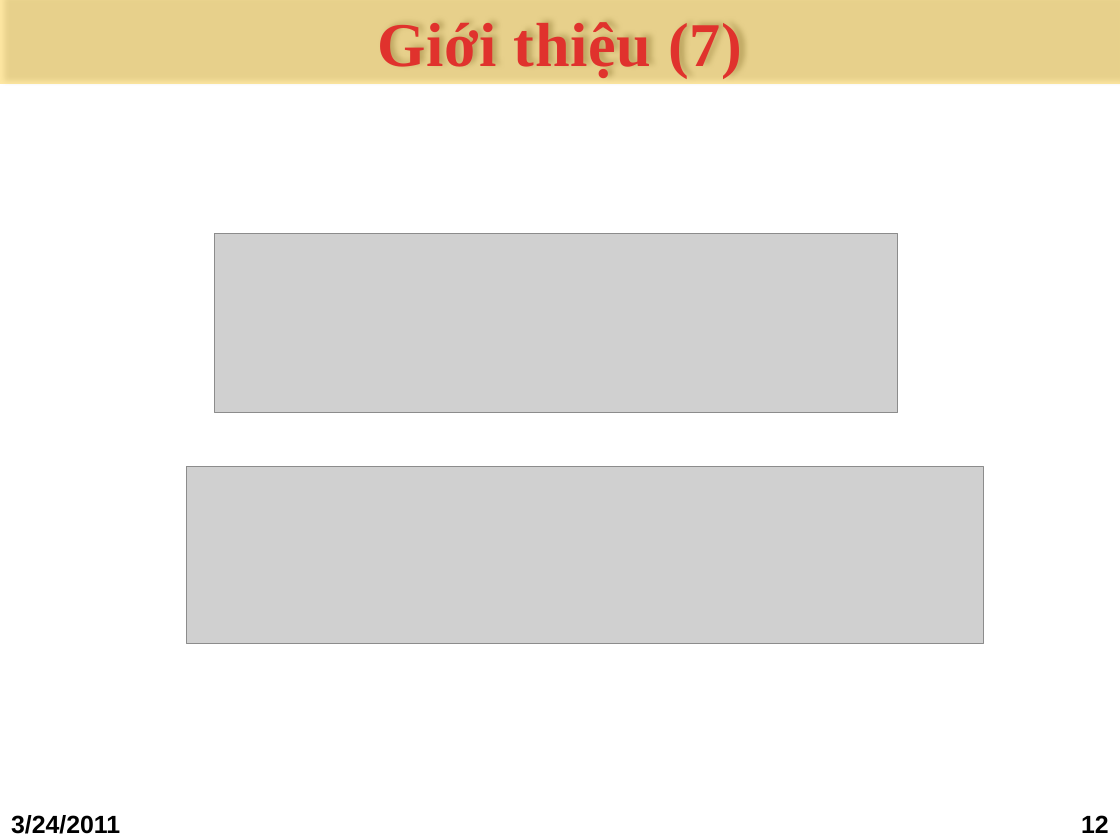
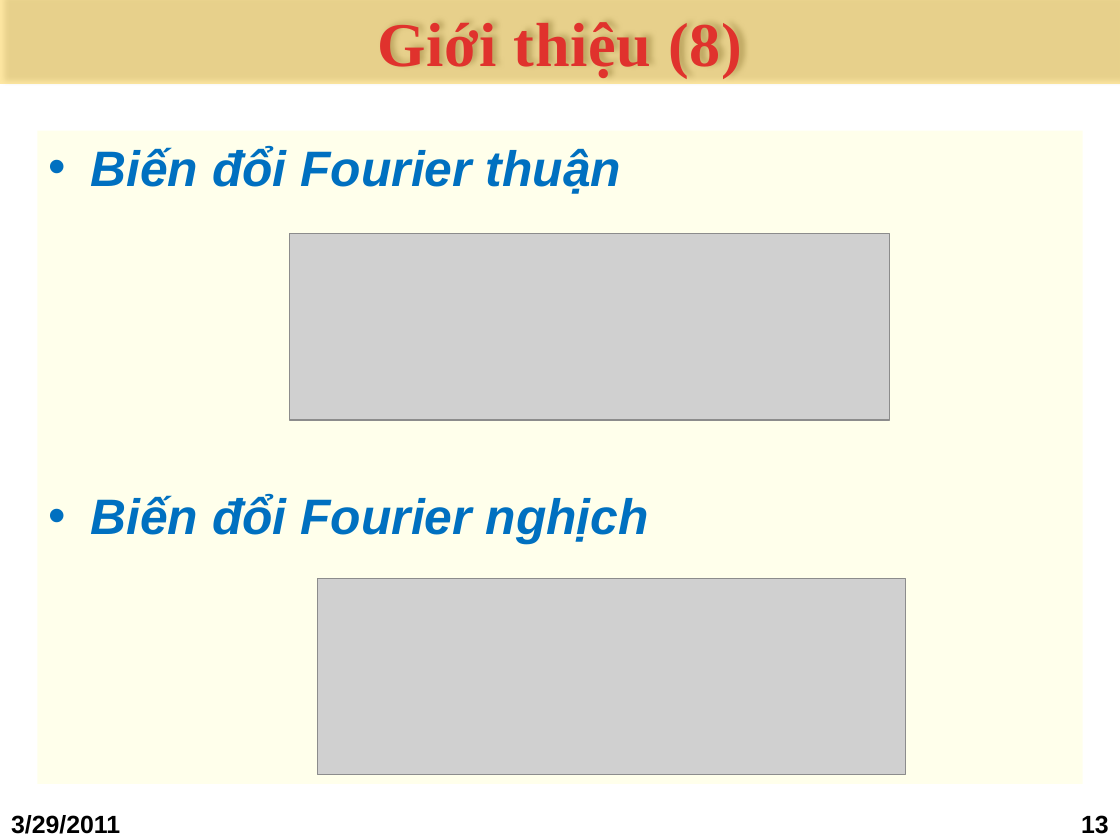
Before and after one commit to bomong/steganography-khtn-2011, a slide deck: slide 13 of Seminar DFT/1.Bao cao/_ADL_DFT(draft).pptx (slide 12 before the commit). Drawn at 1120x840 pixels with LibreOffice and Linux fonts; fonts in the diff are those of the drawing; grey boxes stand for pictures; background and template pictures are left out. Boxes give left, top, right and bottom in pixels: in the first picture for what was removed or moved away, otherwise in the second. Text is boxed around its words. In the diff, an @@ line names an element or a change of style, - is before the commit and + after.

```diff
--- a/Seminar DFT/1.Bao cao/_ADL_DFT(draft).pptx
+++ b/Seminar DFT/1.Bao cao/_ADL_DFT(draft).pptx
@@ title at (377, 22, 742, 78): text changed @@
-Giới thiệu (7)
+Giới thiệu (8)
@@ text added at (37, 131, 1082, 784), fill #FFFF00 at 8% opacity, 32 pt, text #0070C0, bold, italic @@
+• Biến đổi Fourier thuận
+• Biến đổi Fourier nghịch
@@ picture: place and size @@
-picture at (215, 233, 898, 412)
+picture at (289, 233, 889, 420)
@@ picture removed at (187, 467, 983, 644) @@
@@ picture added at (317, 579, 905, 775) @@
@@ text at (11, 815, 120, 834): text changed @@
-3/24/2011
+3/29/2011
@@ page number at (1081, 815, 1109, 834): text changed @@
-12
+13
```
Also in this commit, not shown: 27 other slides changed, 19 slides added, 15 other files.
